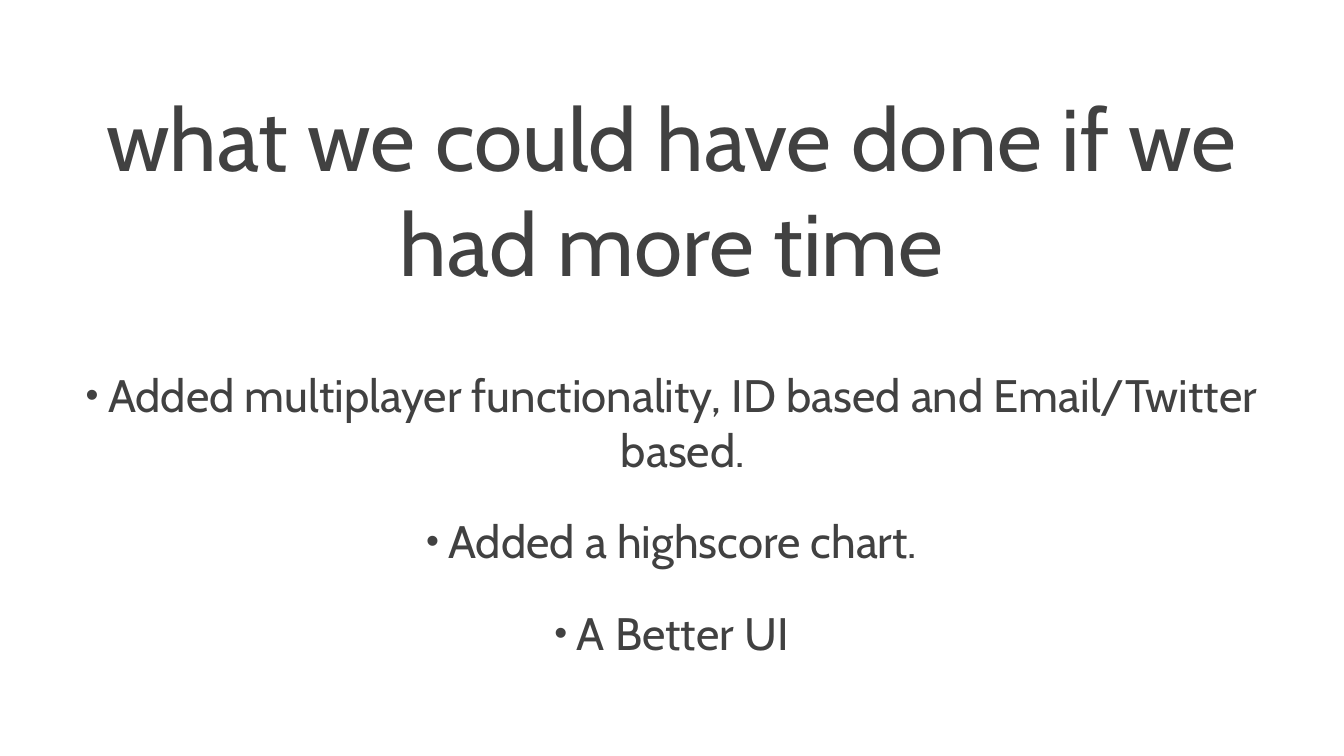
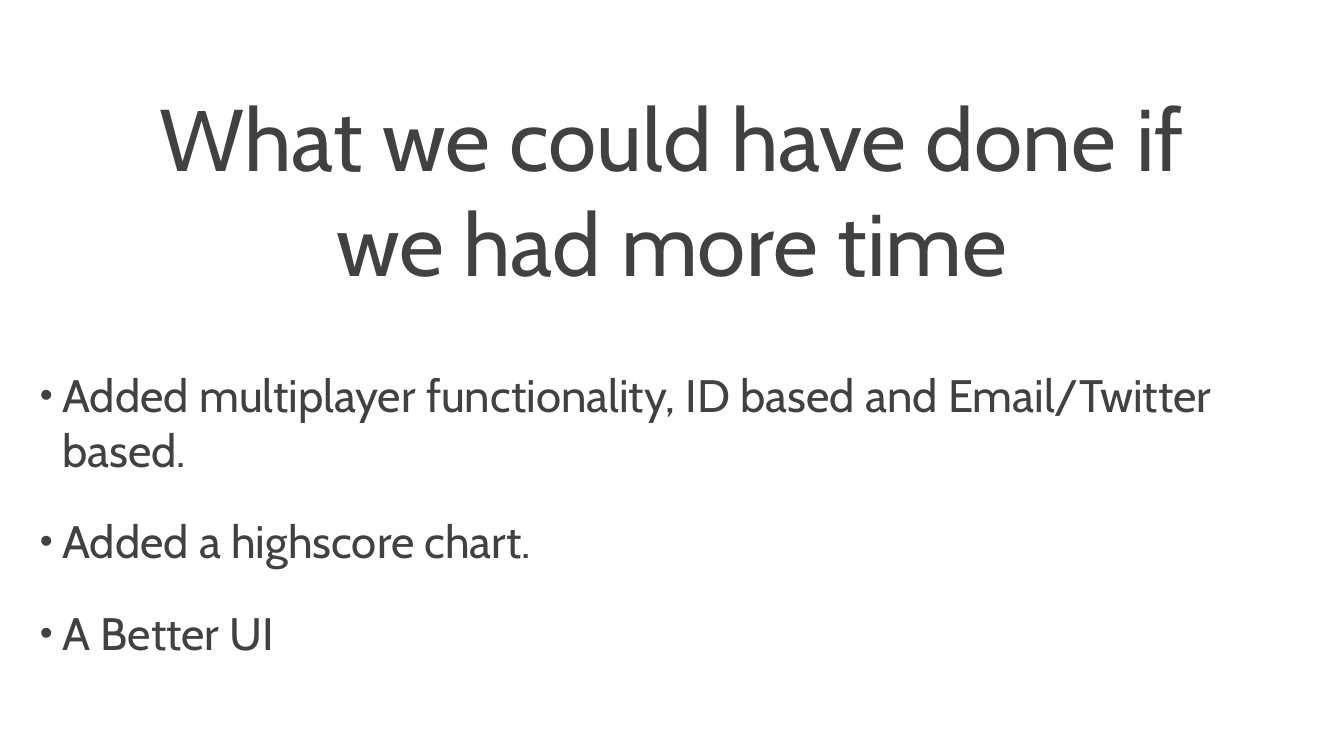
Before and after one commit to YRSNorwich/Olympics-Rewired, a slide deck: slide 5 of presentation/rwol.ppt (slide 4 before the commit). Drawn at 1344x756 pixels with LibreOffice and Linux fonts; fonts in the diff are those of the drawing; background and template pictures are left out. Boxes give left, top, right and bottom in pixels: in the first picture for what was removed or moved away, otherwise in the second. Text is boxed around its words. In the diff, an @@ line names an element or a change of style, - is before the commit and + after.

```diff
--- a/presentation/rwol.ppt
+++ b/presentation/rwol.ppt
@@ title at (160, 105, 1184, 277): text changed @@
-what we could have done if we had more time
+What we could have done if we had more time
@@ text "Added multiplayer functionality, ID based ..." at (62, 378, 1211, 651): alignment centre to left @@
```
Also in this commit, not shown: 3 other slides changed, 2 slides added, 1 slide removed.
